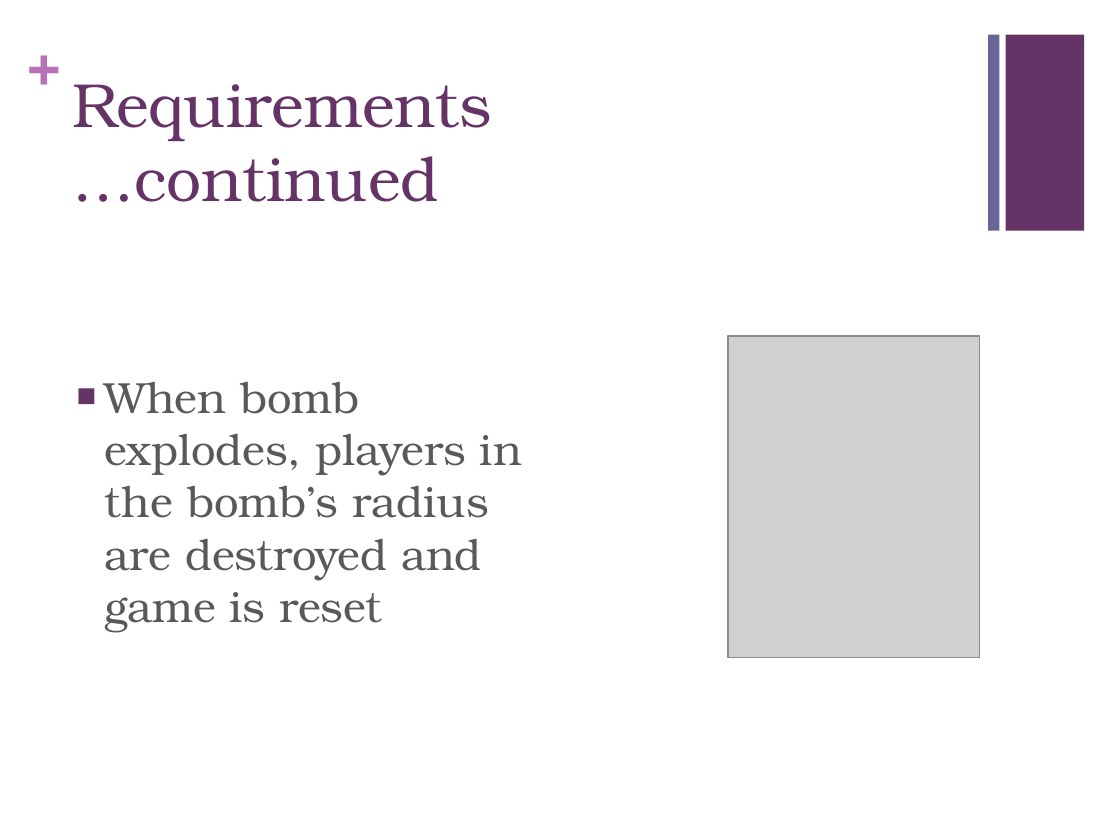
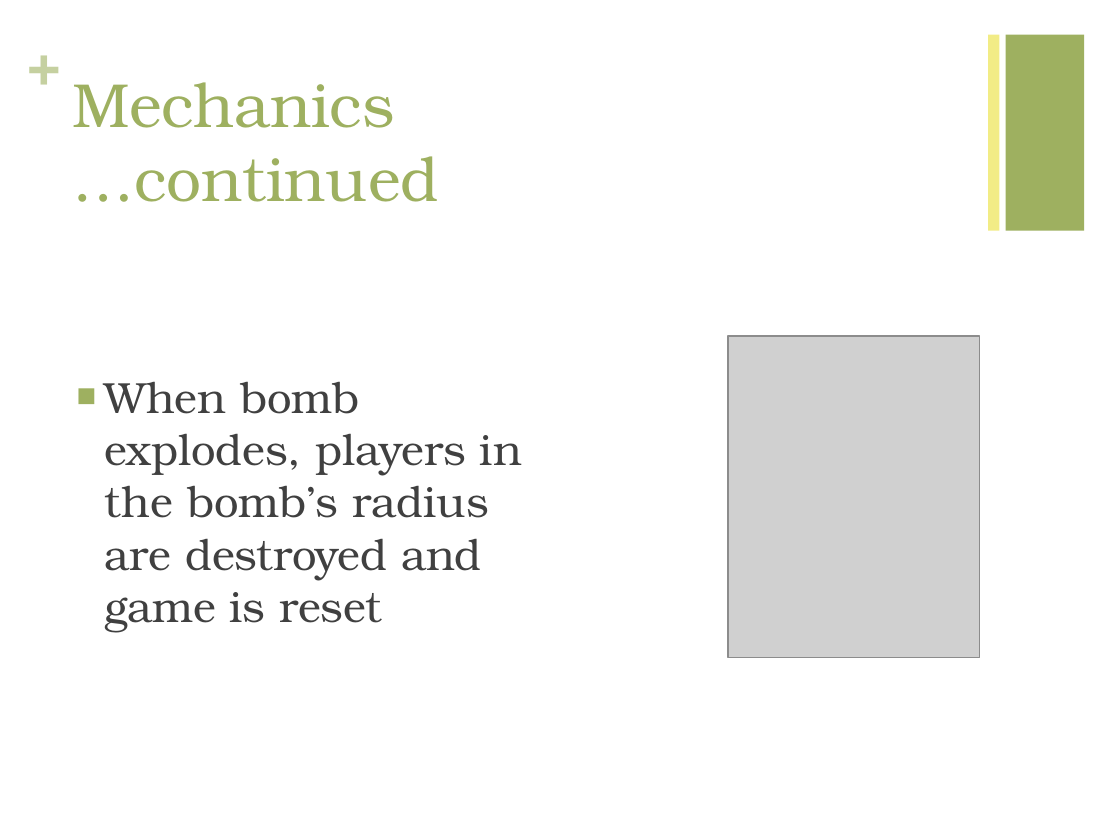
Before and after one commit to juangonzalez/Juan, a slide deck: slide 6 of BomberJuan.pptx (slide 5 before the commit). Drawn at 1120x840 pixels with LibreOffice and Linux fonts; fonts in the diff are those of the drawing; grey boxes stand for pictures. Boxes give left, top, right and bottom in pixels: in the first picture for what was removed or moved away, otherwise in the second. Text is boxed around its words. In the diff, an @@ line names an element or a change of style, - is before the commit and + after.

```diff
--- a/BomberJuan.pptx
+++ b/BomberJuan.pptx
@@ text "+" at <box>27,28,59,96</box>: text colour #B870B8 to #C5D0A0 @@
@@ rectangle at <box>988,35,999,231</box>: fill #666699 to #F2EC86 @@
@@ rectangle at <box>1006,35,1084,231</box>: fill #663366 to #9EB060 @@
@@ title at <box>72,82,439,202</box>: text changed; text colour #663366 to #9EB060 @@
-Requirements
-…continued
+Mechanics
+…continued
@@ text "When bomb explodes, players in ..." at <box>105,381,522,633</box>: text colour #595959 to #404040; bullet colour #663366 to #9EB060 @@
```
Also in this commit, not shown: 9 other slides changed, 1 slide added, 4 other files.
